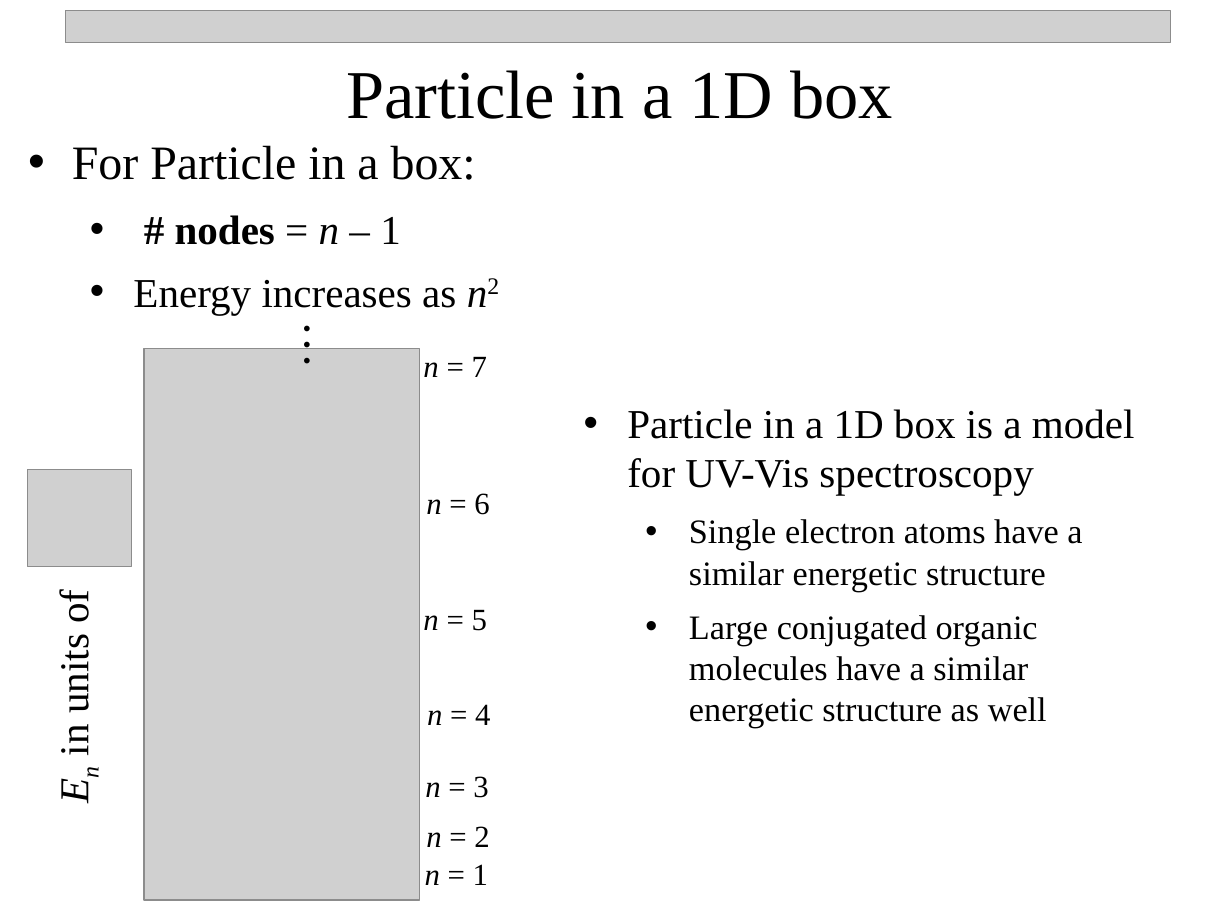
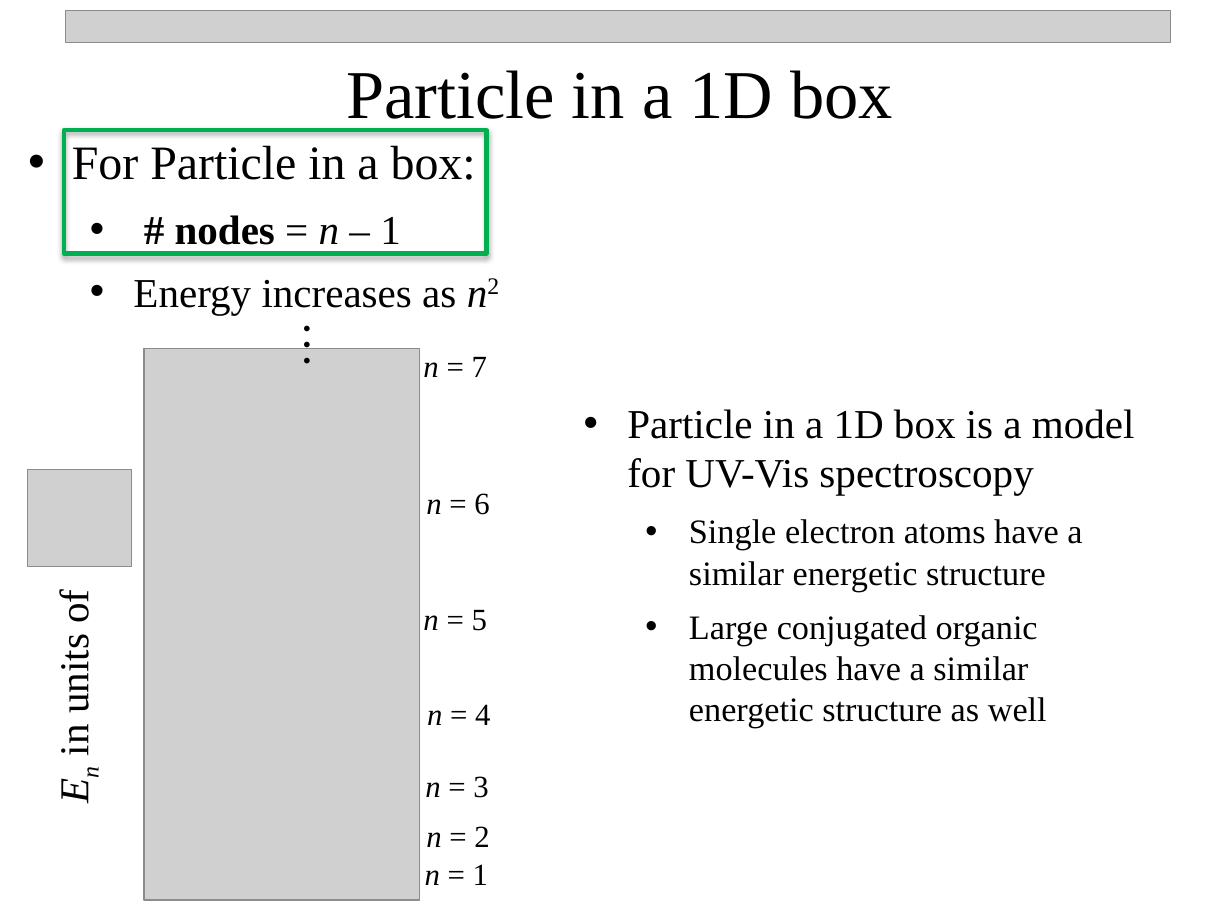
Before and after one commit to npetraco/CHE302, a slide deck: slide 17 of Notes/5_particle_box.pptx. Drawn at 1232x924 pixels with LibreOffice and Linux fonts; fonts in the diff are those of the drawing; grey boxes stand for pictures; background and template pictures are left out. Boxes give left, top, right and bottom in pixels: in the first picture for what was removed or moved away, otherwise in the second. Text is boxed around its words. In the diff, an @@ line names an element or a change of style, - is before the commit and + after.

```diff
--- a/Notes/5_particle_box.pptx
+++ b/Notes/5_particle_box.pptx
@@ rectangle added at [64,131,487,254], outline #00B050 2.5 pt @@
```
Also in this commit, not shown: 3 other slides changed, 2 other files.
